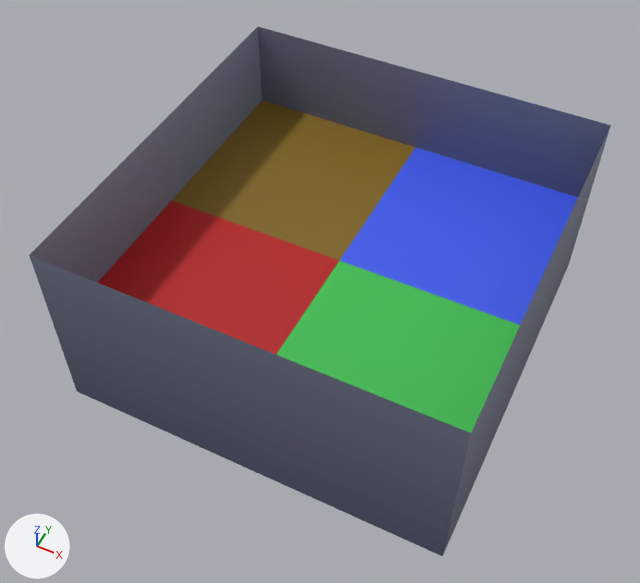
A saved change to the glTF model public/models/environment/LiquidWall-All.glb.
Camera for both pictures: a 50 mm lens placed at (0.649, -1.407, 1.365), pointed at (-0.018, -0.074, -0.302). Every picture has the same lights, and +X, +Y and +Z are marked at lower left. Where no turn or scale is listed for an object, it has been applied to the vertices.

Objects in the first picture: 'Liquid-All', 'LiquidFloor'.
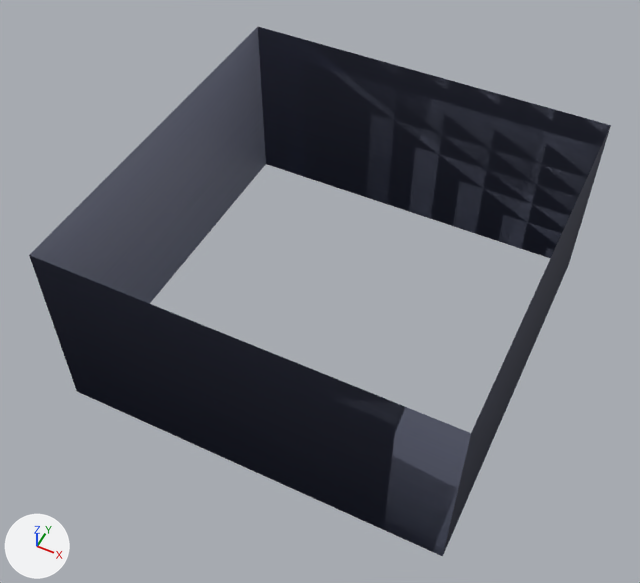
Commit message: Added proper walls for liquids

What the commit changed:
Mesh me_floor_007 is new.
It has 8 vertices, 6 faces and spans x -0.5..0.5, y -0.5..0.5, z -0.5..0.0.
It uses material mat_colormap (picture img_colormap).
Mesh me_floor_008 is new.
It has 8 vertices, 4 faces and spans x -0.5..0.5, y -0.5..0.5, z -0.5..0.0.
It uses material mat_colormap (picture img_colormap).
Mesh me_floor_006 is new.
It has 6 vertices, 4 faces and spans x -0.5..0.5, y -0.5..0.5, z -0.5..0.0.
It uses material mat_colormap (picture img_colormap).
Object 'LiquidFloor' (ob_liquidfloor) is deleted.
Object 'LWall-ThreeSided' (ob_lwall_threesided) is new; it shows me_floor_007.
Its location is (0.0, 0.0, 0.0).
Object 'LWall-Narrow' (ob_lwall_narrow) is new; it shows me_floor_008.
Its location is (0.0, 0.0, 0.0).
Object 'LWall-Lshape' (ob_lwall_lshape) is new; it shows me_floor_006.
Its location is (0.0, 0.0, 0.0).

Location of each change, (x1, y1, x2, y2) in pixels of the pictures (640 x 583 px):
'LiquidFloor', deleted: before (97, 100, 578, 433)
'LWall-ThreeSided', added: after (77, 27, 610, 556)
'LWall-Lshape', added (black): after (78, 126, 611, 554)
'LWall-Narrow', added: after (167, 27, 611, 556)
'Liquid-All', unchanged, covered by the edit: before (29, 27, 611, 556); after (29, 27, 266, 391)
